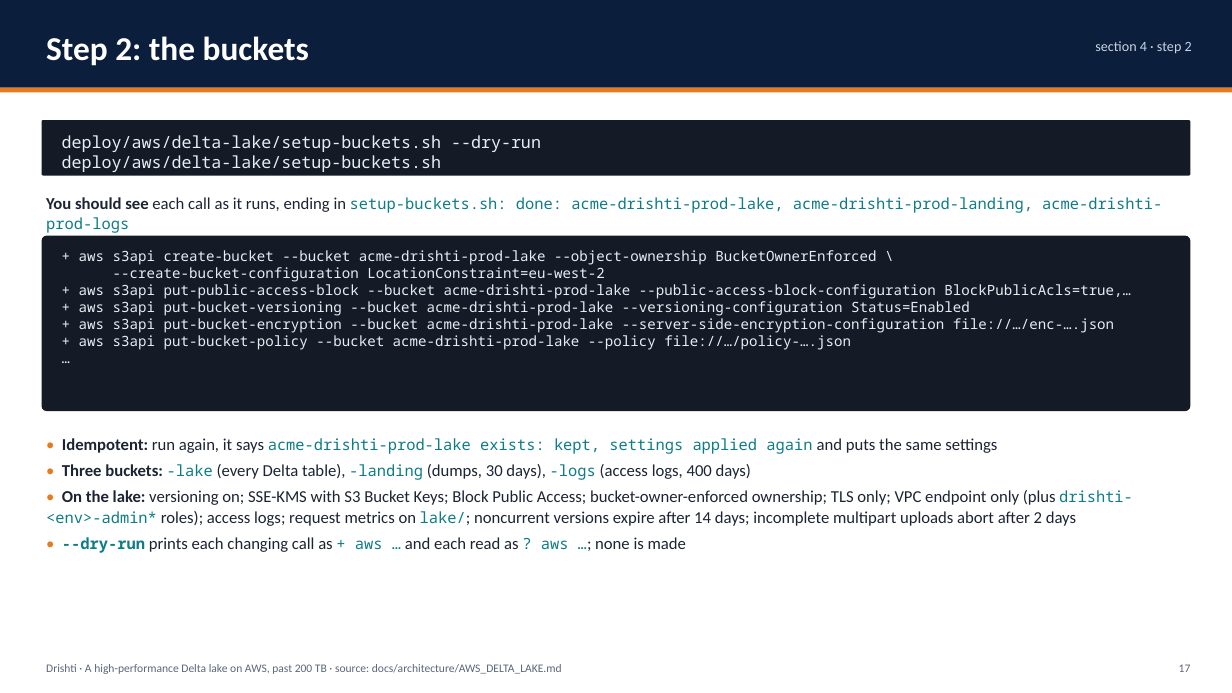
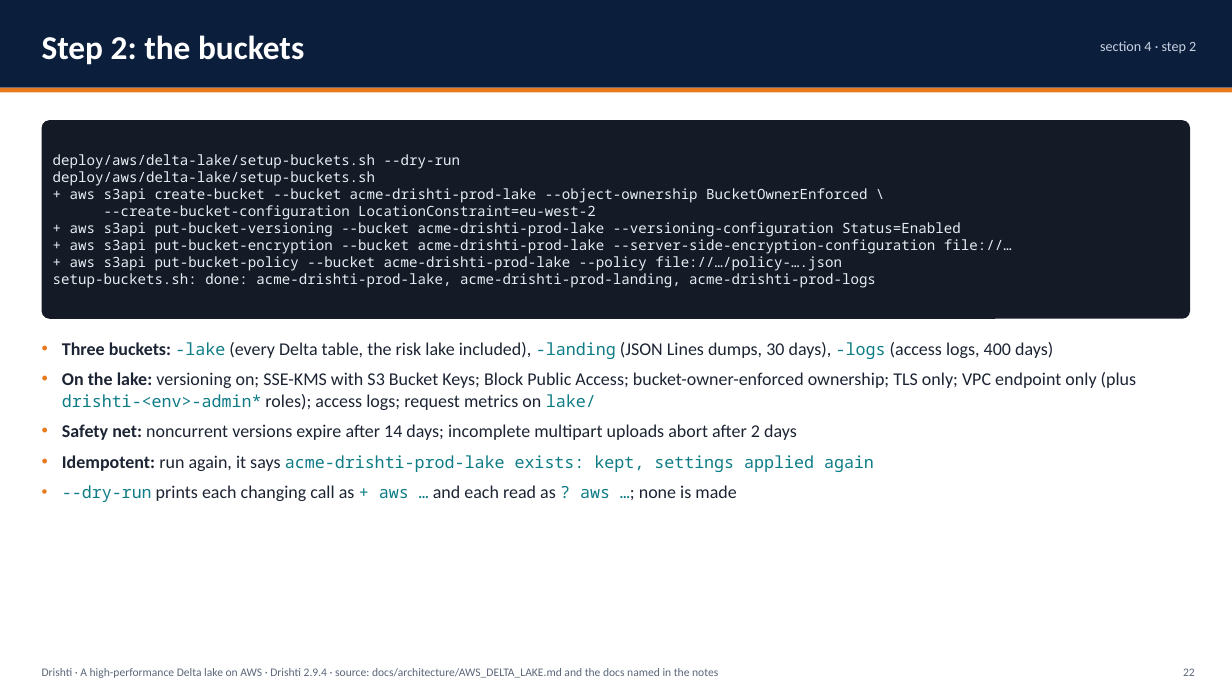
Before and after one commit to ajsinha/drishti, a slide deck: slide 22 of docs/publications/Drishti-AWS-Delta-Lake.pptx (slide 17 before the commit). Drawn at 1232x693 pixels with LibreOffice and Linux fonts; fonts in the diff are those of the drawing. Boxes give left, top, right and bottom in pixels: in the first picture for what was removed or moved away, otherwise in the second. Text is boxed around its words. In the diff, an @@ line names an element or a change of style, - is before the commit and + after.

Commit message:
The Design and Evidence deck (72 slides, was 48) and the AWS Delta Lake deck (103 slides, was 72) rewritten for 2.9.4: what 2.6.5 to 2.9.4 added, the evidence recounted (4,761 Java tests, the drill, benchmarks), the risk lake, JSON Lines, S3, bank scale, Delta or Iceberg above storage, each item built, designed or proposed; PDFs beside them

```diff
--- a/docs/publications/Drishti-AWS-Delta-Lake.pptx
+++ b/docs/publications/Drishti-AWS-Delta-Lake.pptx
@@ text "Step 2: the buckets" at [42, 35, 304, 65]: line spacing 1.05 to 1; more space between paragraphs @@
@@ text "section 4 · step 2" at [1100, 41, 1196, 53]: line spacing 1.05 to 1; more space between paragraphs @@
@@ rounded rectangle: place and size @@
-rounded rectangle at [42, 120, 1190, 176]
+rounded rectangle at [42, 120, 1190, 319]
@@ rounded rectangle at [42, 120, 1190, 319]: proportions changed @@
@@ vertical alignment top to middle in 3 elements at [42, 668, 718, 678], [1183, 668, 1195, 676], [53, 154, 1012, 288] @@
@@ text at [53, 154, 460, 186]: size 13 to 11 pt in "deploy/aws/delta-lake/setup-buckets.sh --dry-run", "deploy/aws/delta-lake/setup-buckets.sh" @@
@@ text removed at [46, 197, 1162, 233] @@
-You should see each call as it runs, ending in setup-buckets.sh: done: acme-drishti-prod-lake, acme-drishti-prod-landing, acme-drishti-prod-logs
@@ text at [53, 188, 1012, 288]: paragraphs added @@
++ aws s3api create-bucket --bucket acme-drishti-prod-lake --object-ownership BucketOwnerEnforced \
+--create-bucket-configuration LocationConstraint=eu-west-2
++ aws s3api put-bucket-versioning --bucket acme-drishti-prod-lake --versioning-configuration Status=Enabled
++ aws s3api put-bucket-encryption --bucket acme-drishti-prod-lake --server-side-encryption-configuration file://…
++ aws s3api put-bucket-policy --bucket acme-drishti-prod-lake --policy file://…/policy-….json
+setup-buckets.sh: done: acme-drishti-prod-lake, acme-drishti-prod-landing, acme-drishti-prod-logs
@@ rounded rectangle removed at [42, 236, 1190, 411] @@
@@ text removed at [79, 250, 1131, 350] @@
-+ aws s3api create-bucket --bucket acme-drishti-prod-lake --object-ownership BucketOwnerEnforced \
---create-bucket-configuration LocationConstraint=eu-west-2
-+ aws s3api put-public-access-block --bucket acme-drishti-prod-lake --public-access-block-configuration BlockPublicAcls=true,…
-+ aws s3api put-bucket-versioning --bucket acme-drishti-prod-lake --versioning-configuration Status=Enabled
-+ aws s3api put-bucket-encryption --bucket acme-drishti-prod-lake --server-side-encryption-configuration file://…/enc-….json
-+ aws s3api put-bucket-policy --bucket acme-drishti-prod-lake --policy file://…/policy-….json
-…
@@ text at [62, 342, 1136, 502]: text changed; size 13 to 14 pt @@
-• Idempotent: run again, it says acme-drishti-prod-lake exists: kept, settings applied again and puts the same settings
-• Three buckets: -lake (every Delta table), -landing (dumps, 30 days), -logs (access logs, 400 days)
-• On the lake: versioning on; SSE-KMS with S3 Bucket Keys; Block Public Access; bucket-owner-enforced ownership; TLS only; VPC endpoint only (plus drishti-<env>-admin* roles); access logs; request metrics on lake/; noncurrent versions expire after 14 days; incomplete multipart uploads abort after 2 days
-• --dry-run prints each changing call as + aws … and each read as ? aws …; none is made
+• Three buckets: -lake (every Delta table, the risk lake included), -landing (JSON Lines dumps, 30 days), -logs (access logs, 400 days)
+• On the lake: versioning on; SSE-KMS with S3 Bucket Keys; Block Public Access; bucket-owner-enforced ownership; TLS only; VPC endpoint only (plus drishti-<env>-admin* roles); access logs; request metrics on lake/
+• Safety net: noncurrent versions expire after 14 days; incomplete multipart uploads abort after 2 days
+• Idempotent: run again, it says acme-drishti-prod-lake exists: kept, settings applied again
+• --dry-run prints each changing call as + aws … and each read as ? aws …; none is made
@@ text at [42, 668, 718, 678]: text changed @@
-Drishti · A high-performance Delta lake on AWS, past 200 TB · source: docs/architecture/AWS_DELTA_LAKE.md
+Drishti · A high-performance Delta lake on AWS · Drishti 2.9.4 · source: docs/architecture/AWS_DELTA_LAKE.md and the docs named in the notes
@@ text at [1183, 668, 1195, 676]: text changed @@
-17
+22
```
Also in this commit, not shown: 67 other slides changed, 35 slides added, 4 slides removed, 3 other files.
